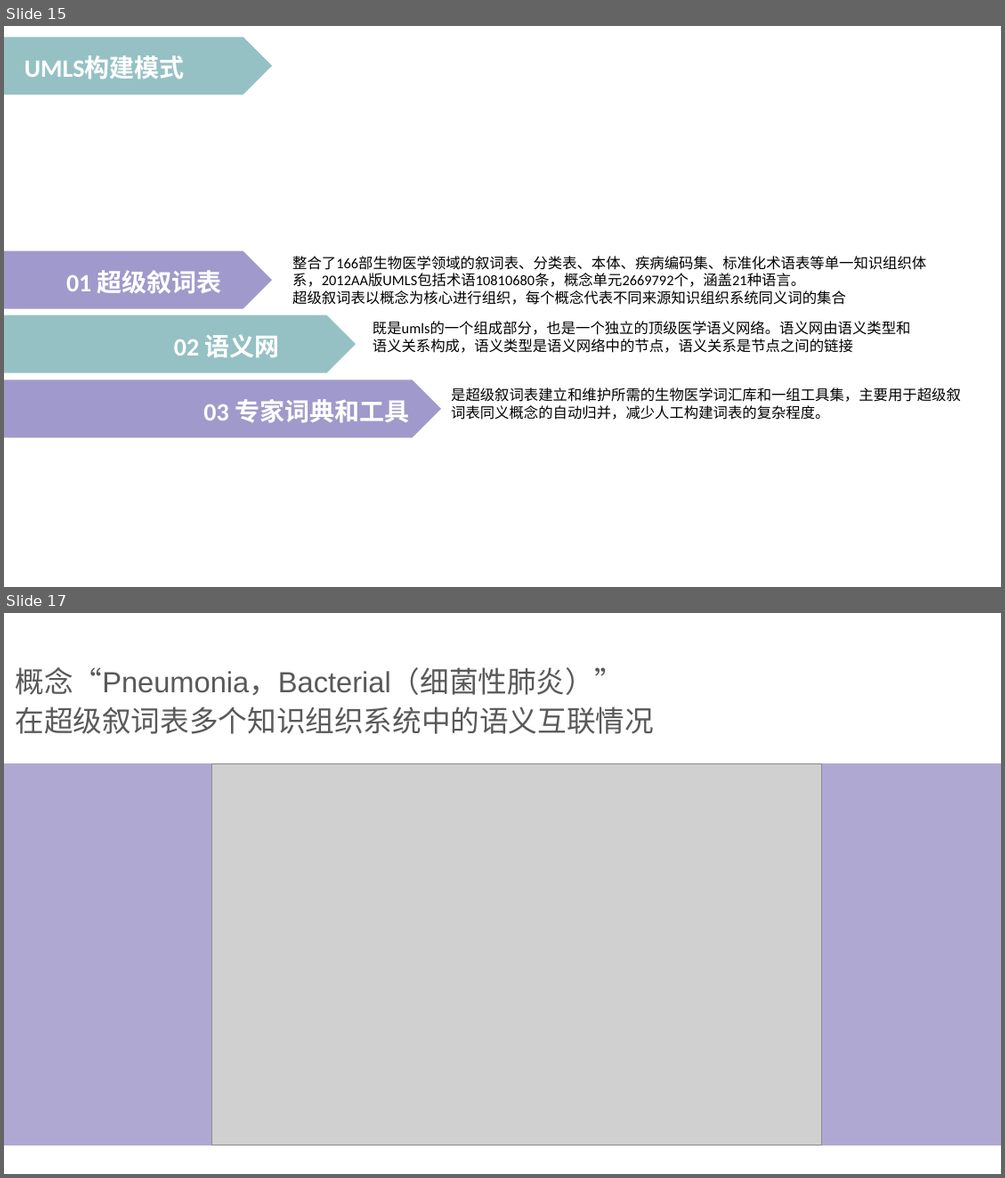
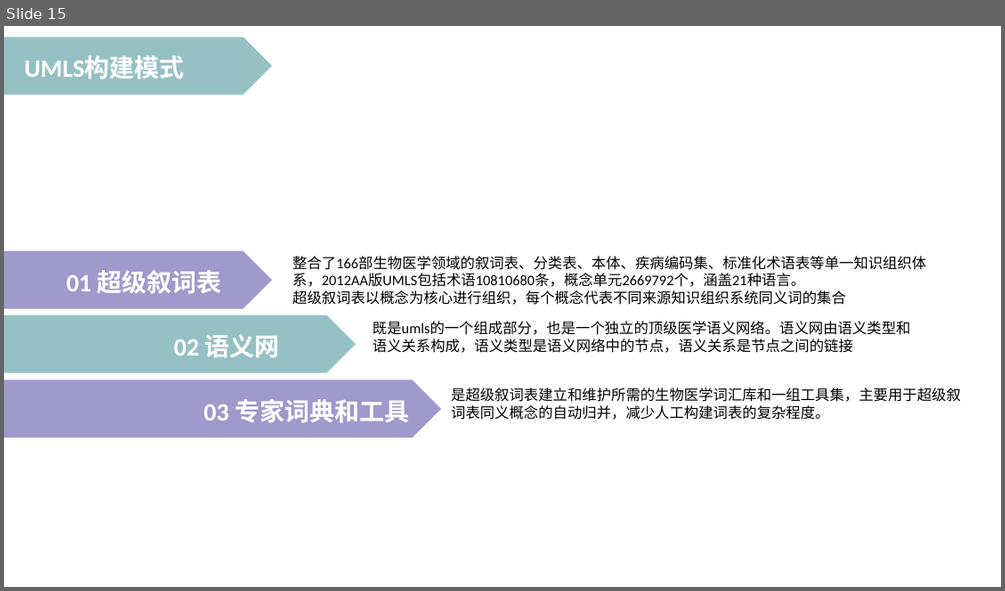
Before and after one commit to peijiawen98/TLK_1107, a slide deck: 电子词典需求分析.pptx. Shown one above the other, each under a label of ours: slides 15 and 17 before the commit, slide 15 after it; the slides between them are not shown. The pictures are 1005x1178 and 1005x591 pixels, drawn with LibreOffice and Linux fonts; fonts in the diff are those of the drawing; grey boxes stand for pictures. Boxes give left, top, right and bottom in pixels: in the first picture for what was removed or moved away, otherwise in the second. Text is boxed around its words. In the diff, an @@ line names an element or a change of style, - is before the commit and + after.

```diff
--- a/电子词典需求分析.pptx
+++ b/电子词典需求分析.pptx
@@ slide 17 removed at <box>4,613,1001,1174</box>, background #FFFFFF @@
@@ text removed at <box>15,667,654,734</box> @@
-概念“Pneumonia，Bacterial（细菌性肺炎）”
-在超级叙词表多个知识组织系统中的语义互联情况
@@ rectangle removed at <box>4,763,1001,1145</box> @@
@@ picture removed at <box>212,763,821,1145</box> @@
```
Also in this commit, not shown: 2 slides changed, 4 slides added, 3 other slides removed, 1 other file.
